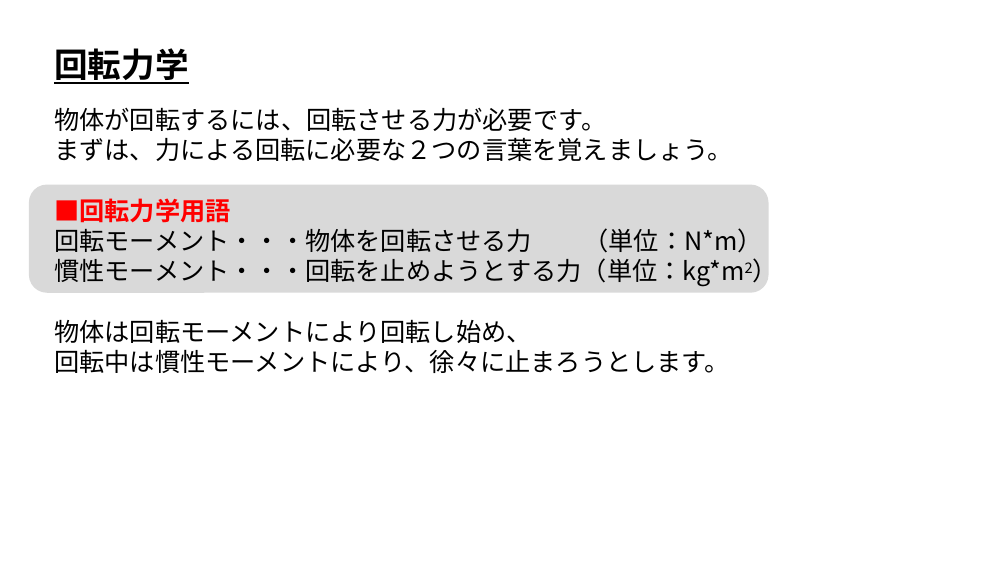
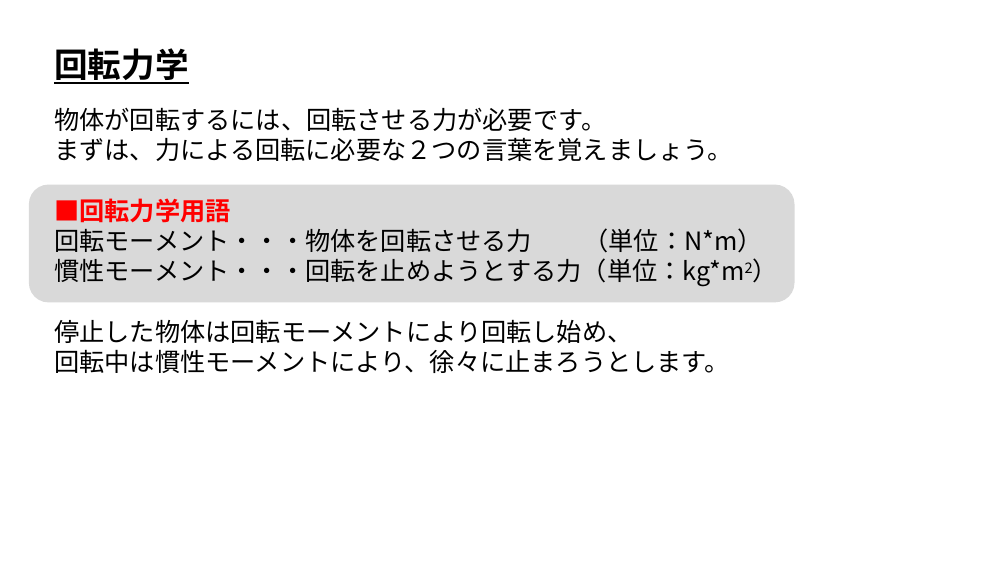
Before and after one commit to ArakiYusuke-Ohara/Textbook, a slide deck: slide 1 of ゲーム科2年/00_前期/ゲーム開発Ⅲ/ゲーム物理学/座学/29_回転力学.pptx. Drawn at 1008x567 pixels with LibreOffice and Linux fonts; fonts in the diff are those of the drawing. Boxes give left, top, right and bottom in pixels: in the first picture for what was removed or moved away, otherwise in the second. Text is boxed around its words. In the diff, an @@ line names an element or a change of style, - is before the commit and + after.

Commit message:
回転力学完成

```diff
--- a/ゲーム科2年/00_前期/ゲーム開発Ⅲ/ゲーム物理学/座学/29_回転力学.pptx
+++ b/ゲーム科2年/00_前期/ゲーム開発Ⅲ/ゲーム物理学/座学/29_回転力学.pptx
@@ rounded rectangle: place and size @@
-rounded rectangle at bbox=[29, 185, 768, 293]
+rounded rectangle at bbox=[29, 185, 795, 302]
@@ text at bbox=[54, 319, 632, 343]: text changed @@
-物体は回転モーメントにより回転し始め、
+停止した物体は回転モーメントにより回転し始め、
```
Also in this commit, not shown: 1 other slide changed, 5 slides added, 1 other file.
